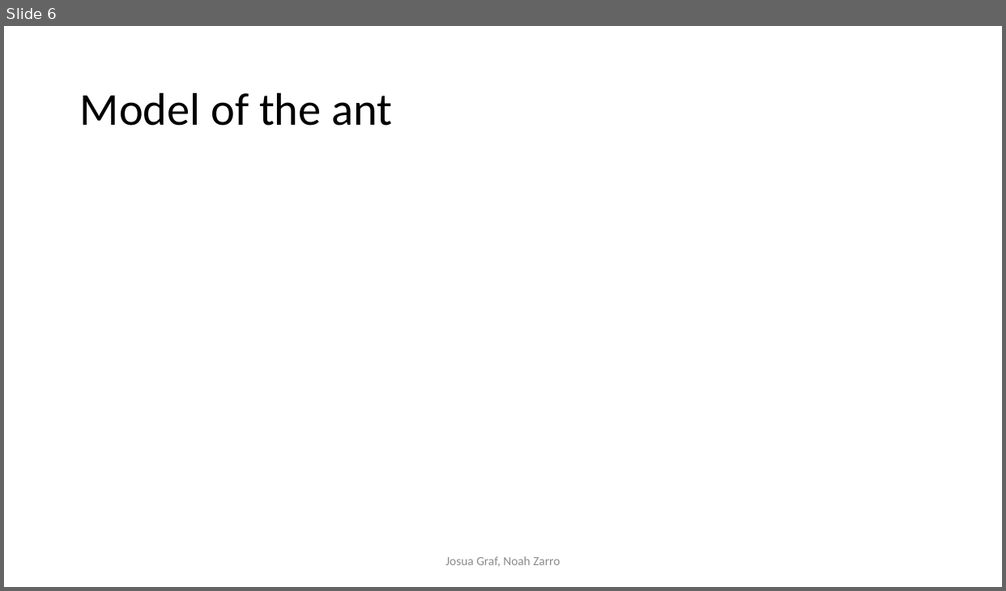
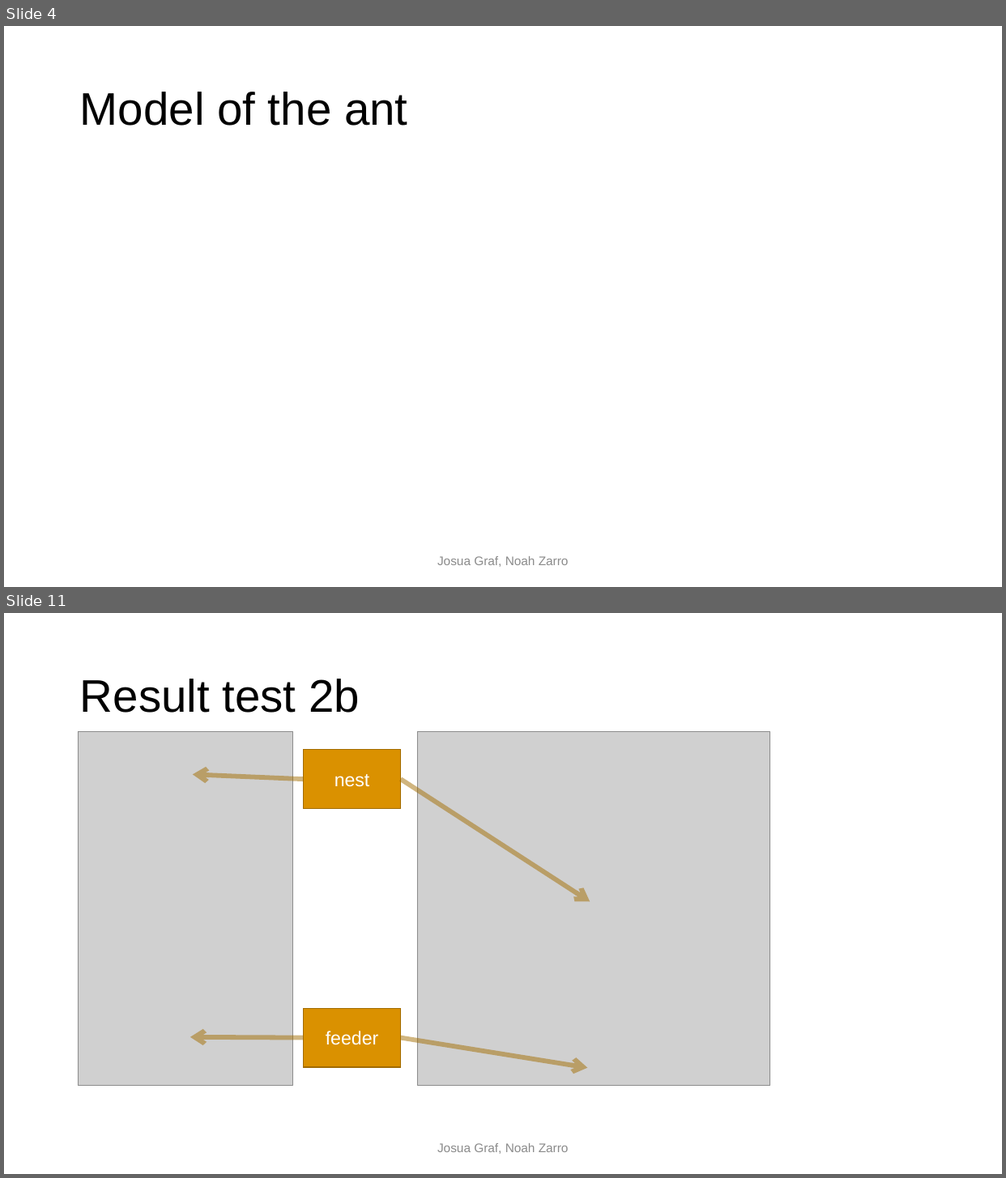
Before and after one commit to noahzarro/project_template, a slide deck: final_presentation/Back to home in desert.pptx. Shown one above the other, each under a label of ours: slide 6 before the commit, slides 4 and 11 after it; the slides between them are not shown. The pictures are 1006x591 and 1006x1178 pixels, drawn with LibreOffice and Linux fonts; fonts in the diff are those of the drawing; grey boxes stand for pictures; background and template pictures are left out. Boxes give left, top, right and bottom in pixels: in the first picture for what was removed or moved away, otherwise in the second. Text is boxed around its words. In the diff, an @@ line names an element or a change of style, - is before the commit and + after.

```diff
--- a/final_presentation/Back to home in desert.pptx
+++ b/final_presentation/Back to home in desert.pptx
@@ slide 11 added at bbox=[4, 613, 1002, 1174], background #FFFFFF @@
@@ title added at bbox=[80, 679, 360, 713], 44 pt, text #000000 @@
+Result test 2b
@@ picture added at bbox=[78, 732, 293, 1085] @@
@@ picture added at bbox=[417, 732, 769, 1085] @@
@@ rectangle added at bbox=[304, 750, 401, 809], fill #DA9100, outline #A16B00 1 pt, 18 pt, text #FFFFFF @@
+nest
@@ arrow added from (304, 779) to (193, 775), #A36D00 4.5 pt @@
@@ arrow added from (401, 779) to (590, 902), #A36D00 4.5 pt @@
@@ rectangle added at bbox=[304, 1008, 401, 1067], fill #DA9100, outline #A16B00 1 pt, 18 pt, text #FFFFFF @@
+feeder
@@ arrow added from (304, 1038) to (190, 1037), #A36D00 4.5 pt @@
@@ arrow added from (401, 1038) to (588, 1068), #A36D00 4.5 pt @@
@@ text added at bbox=[437, 1144, 569, 1154], 12 pt, text #8C8C8C @@
+Josua Graf, Noah Zarro
@@ what was slide 6 is now slide 4 @@
@@ slide 4 changed as well @@
@@ title "Model of the ant" at bbox=[80, 92, 407, 126]: font Calibri to Arial @@
@@ text "Josua Graf, Noah Zarro" at bbox=[437, 557, 569, 567]: font Calibri to Arial @@
```
Also in this commit, not shown: 5 other slides changed, 5 other slides added.
